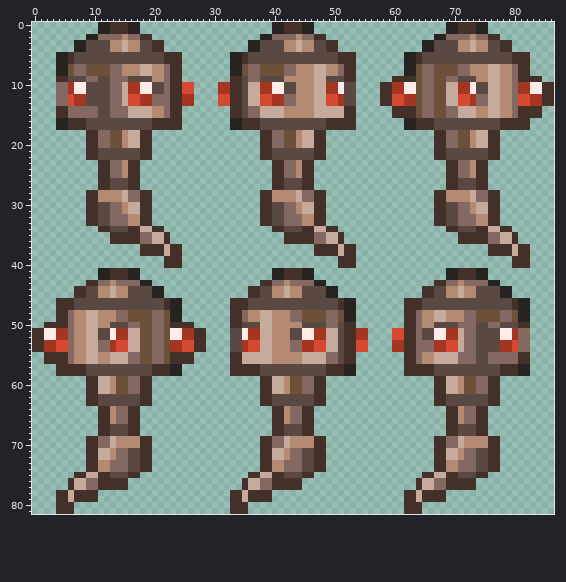
Sprite sheet, stored at robotwar/drone3.png. The first picture shows the starting point.
The file is 87x82 pixels.
After the commit:
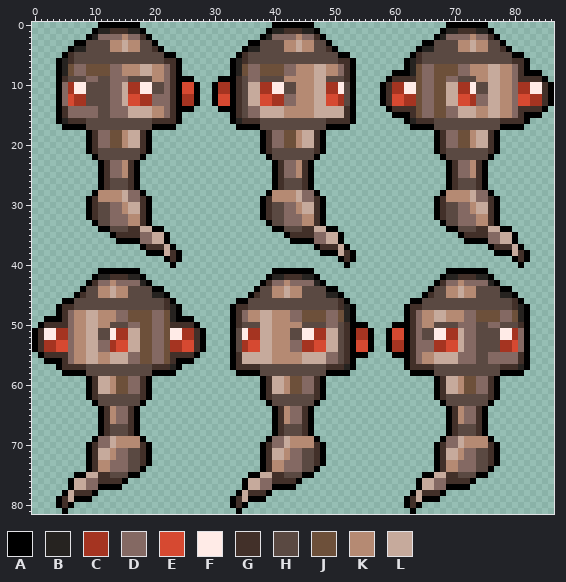
Palette (. is transparent): A #000000  B #262320  C #a53421  D #846963  E #d64931  F #ffebe7  G #423029  H #5a4942  J #6d503a  K #b58a73  L #c6aa9c
What changed:
y 0: x 11..17 BBGGGBB -> AAAAAAA; x 40..46 BBGGGBB -> AAAAAAA; x 69..75 BBGGGBB -> AAAAAAA
y 1: x 10 . -> A; x 18 . -> A; x 39 . -> A; x 47 . -> A; x 68 . -> A; x 76 . -> A
y 2: x 9 B -> A; x 19 G -> A; x 38 B -> A; x 48 G -> A; x 67 B -> A; x 77 G -> A
y 3: x 7..8 BB -> AA; x 20..21 GG -> A.; x 36..37 BB -> AA; x 49..50 GG -> A.; x 65..66 BB -> AA; x 78..79 GG -> A.
y 4: x 6 . -> A; x 21 G -> A; x 35 . -> A; x 50 G -> A; x 64 . -> A; x 79 G -> A
y 5: x 4..5 BB -> .A; x 22..24 GGG -> AA.; x 33..34 BB -> .A; x 51..53 GGG -> AA.; x 62..63 BB -> .A; x 80..82 GGG -> AA.
y 6..7: x 4 B -> A; x 24 G -> A; x 33 B -> A; x 53 G -> A; x 62 B -> A; x 82 G -> A
y 8: x 4 B -> A; x 24 G -> A; x 33 B -> A; x 53 G -> A; x 60..62 ..B -> AAA; x 82..84 G.. -> AAA
y 9: x 4 G -> A; x 24..26 G.. -> AAA; x 31..33 ..G -> AAA; x 53 G -> A; x 59 . -> A; x 85 . -> A
y 10..13: x 4 D -> A; x 24 G -> A; x 27 . -> A; x 30 . -> A; x 33 G -> A; x 53 H -> A; x 58 G -> A; x 86 G -> A
y 14: x 4 G -> A; x 24..26 G.. -> AAA; x 31..33 ..G -> AAA; x 53 G -> A; x 59 . -> A; x 85 . -> A
y 15: x 4 G -> A; x 24 G -> A; x 33 G -> A; x 53 G -> A; x 60..62 GGG -> AAA; x 82..84 GGG -> AAA
y 16: x 4 B -> A; x 24 G -> A; x 33 B -> A; x 53 G -> A; x 62 B -> A; x 82 G -> A
y 17: x 4..8 BBGGG -> .AAAA; x 20..24 GGGGG -> AAAA.; x 33..37 BBGGG -> .AAAA; x 49..53 GGGGG -> AAAA.; x 62..66 BBGGG -> .AAAA; x 78..82 GGGGG -> AAAA.
y 18..21: x 9 G -> A; x 19 G -> A; x 38 G -> A; x 48 G -> A; x 67 G -> A; x 77 G -> A
y 22: x 9..10 GG -> .A; x 18..19 GG -> A.; x 38..39 GG -> .A; x 47..48 GG -> A.; x 67..68 GG -> .A; x 76..77 GG -> A.
y 23..27: x 11 G -> A; x 17 G -> A; x 40 G -> A; x 46 G -> A; x 69 G -> A; x 75 G -> A
y 28: x 9..10 GG -> .A; x 18..19 GG -> A.; x 38..39 GG -> .A; x 47..48 GG -> A.; x 67..68 GG -> .A; x 76..77 GG -> A.
y 29..32: x 9 G -> A; x 19 G -> A; x 38 G -> A; x 48 G -> A; x 67 G -> A; x 77 G -> A
y 33: x 9..10 GG -> .A; x 19 G -> A; x 38..39 GG -> .A; x 48 G -> A; x 67..68 GG -> .A; x 77 G -> A
y 34: x 11..12 GG -> AA; x 20..21 GG -> AA; x 40..41 GG -> AA; x 49..50 GG -> AA; x 69..70 GG -> AA; x 78..79 GG -> AA
y 35: x 13 G -> A; x 22 G -> A; x 42 G -> A; x 51 G -> A; x 71 G -> A; x 80 G -> A
y 36: x 13..17 GGGGG -> .AAAA; x 22 G -> A; x 42..46 GGGGG -> .AAAA; x 51 G -> A; x 71..75 GGGGG -> .AAAA; x 80 G -> A
y 37: x 18 G -> A; x 23..24 GG -> A.; x 47 G -> A; x 52..53 GG -> A.; x 76 G -> A; x 81..82 GG -> A.
y 38: x 18..21 GGGG -> .AAA; x 24 G -> A; x 47..50 GGGG -> .AAA; x 53 G -> A; x 76..79 GGGG -> .AAA; x 82 G -> A
y 39: x 22 G -> A; x 24 G -> A; x 51 G -> A; x 53 G -> A; x 80 G -> A; x 82 G -> A
y 40: x 22..24 GGG -> .A.; x 51..53 GGG -> .A.; x 80..82 GGG -> .A.
y 41: x 11..17 BBGGGBB -> AAAAAAA; x 40..46 BBGGGBB -> AAAAAAA; x 69..75 BBGGGBB -> AAAAAAA
y 42: x 10 . -> A; x 18 . -> A; x 39 . -> A; x 47 . -> A; x 68 . -> A; x 76 . -> A
y 43: x 9 G -> A; x 19 B -> A; x 38 G -> A; x 48 B -> A; x 67 G -> A; x 77 B -> A
y 44: x 7..8 GG -> .A; x 20..21 BB -> AA; x 36..37 GG -> .A; x 49..50 BB -> AA; x 65..66 GG -> .A; x 78..79 BB -> AA
y 45: x 7 G -> A; x 22 . -> A; x 36 G -> A; x 51 . -> A; x 65 G -> A; x 80 . -> A
y 46: x 4..6 GGG -> .AA; x 23..24 BB -> A.; x 33..35 GGG -> .AA; x 52..53 BB -> A.; x 62..64 GGG -> .AA; x 81..82 BB -> A.
y 47..48: x 4 G -> A; x 24 B -> A; x 33 G -> A; x 53 B -> A; x 62 G -> A; x 82 B -> A
y 49: x 2..4 ..G -> AAA; x 24..26 B.. -> AAA; x 33 G -> A; x 53 B -> A; x 62 G -> A; x 82 B -> A
y 50: x 1 . -> A; x 27 . -> A; x 33 G -> A; x 53..55 G.. -> AAA; x 60..62 ..G -> AAA; x 82 G -> A
y 51..54: x 0 G -> A; x 28 G -> A; x 33 H -> A; x 53 G -> A; x 56 . -> A; x 59 . -> A; x 62 G -> A; x 82 D -> A
y 55: x 1 . -> A; x 27 . -> A; x 33 G -> A; x 53..55 G.. -> AAA; x 60..62 ..G -> AAA; x 82 G -> A
y 56: x 2..4 GGG -> AAA; x 24..26 GGG -> AAA; x 33 G -> A; x 53 G -> A; x 62 G -> A; x 82 G -> A
y 57: x 4 G -> A; x 24 B -> A; x 33 G -> A; x 53 B -> A; x 62 G -> A; x 82 B -> A
y 58: x 4..8 GGGGG -> .AAAA; x 20..24 GGGBB -> AAAA.; x 33..37 GGGGG -> .AAAA; x 49..53 GGGBB -> AAAA.; x 62..66 GGGGG -> .AAAA; x 78..82 GGGBB -> AAAA.
y 59..62: x 9 G -> A; x 19 G -> A; x 38 G -> A; x 48 G -> A; x 67 G -> A; x 77 G -> A
y 63: x 9..10 GG -> .A; x 18..19 GG -> A.; x 38..39 GG -> .A; x 47..48 GG -> A.; x 67..68 GG -> .A; x 76..77 GG -> A.
y 64..68: x 11 G -> A; x 17 G -> A; x 40 G -> A; x 46 G -> A; x 69 G -> A; x 75 G -> A
y 69: x 9..10 GG -> .A; x 18..19 GG -> A.; x 38..39 GG -> .A; x 47..48 GG -> A.; x 67..68 GG -> .A; x 76..77 GG -> A.
y 70..73: x 9 G -> A; x 19 G -> A; x 38 G -> A; x 48 G -> A; x 67 G -> A; x 77 G -> A
y 74: x 9 G -> A; x 18..19 GG -> A.; x 38 G -> A; x 47..48 GG -> A.; x 67 G -> A; x 76..77 GG -> A.
y 75: x 7..8 GG -> AA; x 16..17 GG -> AA; x 36..37 GG -> AA; x 45..46 GG -> AA; x 65..66 GG -> AA; x 74..75 GG -> AA
y 76: x 6 G -> A; x 15 G -> A; x 35 G -> A; x 44 G -> A; x 64 G -> A; x 73 G -> A
y 77: x 6 G -> A; x 11..15 GGGGG -> AAAA.; x 35 G -> A; x 40..44 GGGGG -> AAAA.; x 64 G -> A; x 69..73 GGGGG -> AAAA.
y 78: x 4..5 GG -> .A; x 10 G -> A; x 33..34 GG -> .A; x 39 G -> A; x 62..63 GG -> .A; x 68 G -> A
y 79: x 4 G -> A; x 7..10 GGGG -> AAA.; x 33 G -> A; x 36..39 GGGG -> AAA.; x 62 G -> A; x 65..68 GGGG -> AAA.
y 80: x 4 G -> A; x 6 G -> A; x 33 G -> A; x 35 G -> A; x 62 G -> A; x 64 G -> A
y 81: x 4..6 GGG -> .A.; x 33..35 GGG -> .A.; x 62..64 GGG -> .A.
